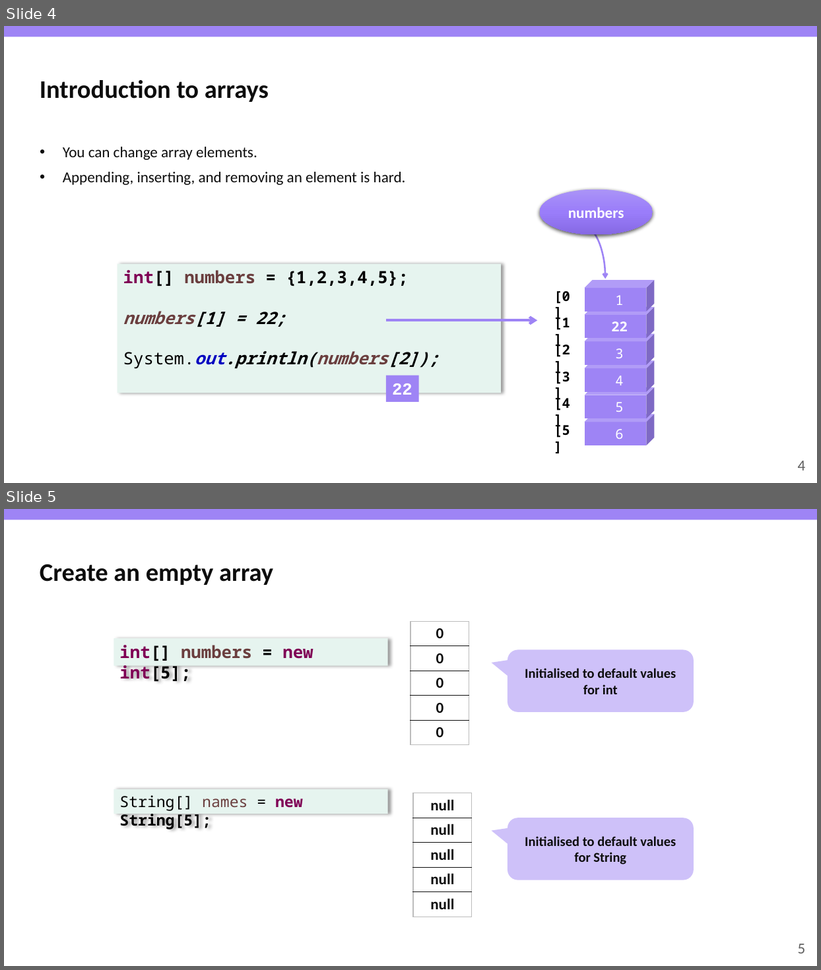
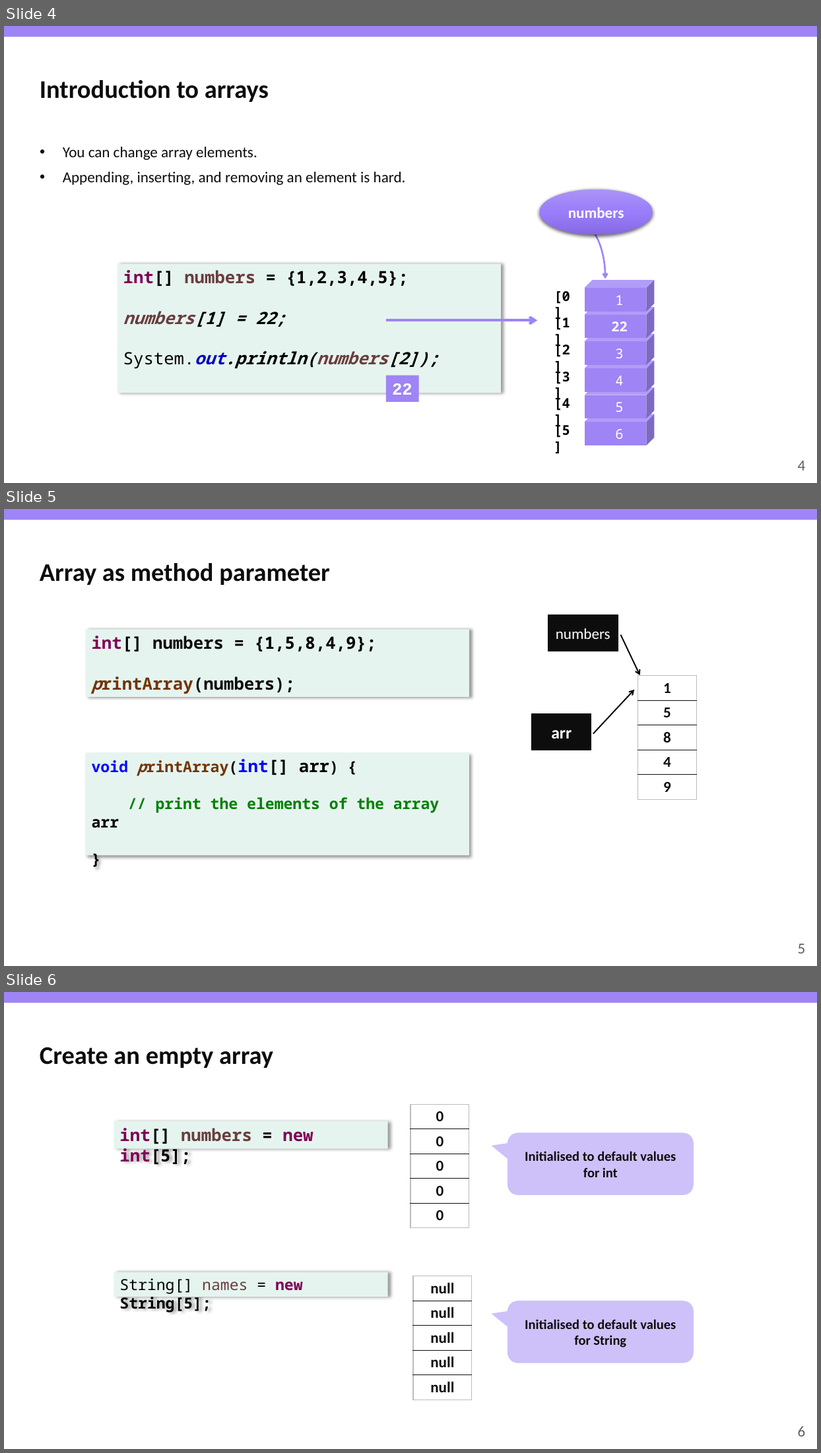
Before and after one commit to mikebaradaran/mod1, a slide deck: 01d-Java Basics - Arrays and Loops.pptx. Shown one above the other, each under a label of ours: slides 4 and 5 before the commit, slides 4, 5 and 6 after it. The pictures are 821x970 and 821x1453 pixels, drawn with LibreOffice and Linux fonts; fonts in the diff are those of the drawing; background and template pictures are left out. Boxes give left, top, right and bottom in pixels: in the first picture for what was removed or moved away, otherwise in the second. Text is boxed around its words. In the diff, an @@ line names an element or a change of style, - is before the commit and + after.

```diff
--- a/01d-Java Basics - Arrays and Loops.pptx
+++ b/01d-Java Basics - Arrays and Loops.pptx
@@ slide 5 added at (4,509,817,966), background picture (left out); not listed: 1 template element that a slide beside it also shows @@
@@ title added at (40,563,330,585), 30 pt, text #0D0D0D, bold @@
+Array as method parameter
@@ border callout added at (548,615,618,651), fill #0D0D0D, outline #060606 1.5 pt, 18 pt, text #FFFFFF @@
+numbers
@@ rectangle added at (86,629,469,697), fill #E6F4EF, 20 pt, text #0D0D0D, bold @@
+int[] numbers = {1,5,8,4,9};
+printArray(numbers);
@@ table added at (638,676,697,800), 5 rows, 1 columns @@
+1
+5
+8
+4
+9
@@ border callout added at (532,714,591,750), fill #0D0D0D, outline #060606 1.5 pt, 20 pt, text #FFFFFF, bold @@
+arr
@@ rectangle added at (86,753,469,855), fill #E6F4EF, 18 pt, text #008000, bold @@
+void printArray(int[] arr) {
+// print the elements of the array arr
+}
@@ page number added at (798,944,806,954), 18 pt, text #5F5F5F @@
+5
@@ what was slide 5 is now slide 6 @@
@@ page number at (798,1426,806,1437): text changed @@
-5
+6
```
Also in this commit, not shown: 58 other files.
